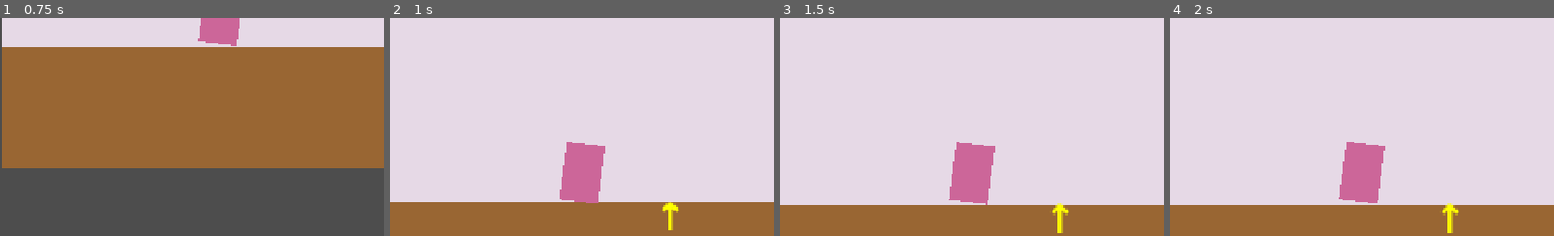
Above: before the commit, frames 1-4 (left to right).
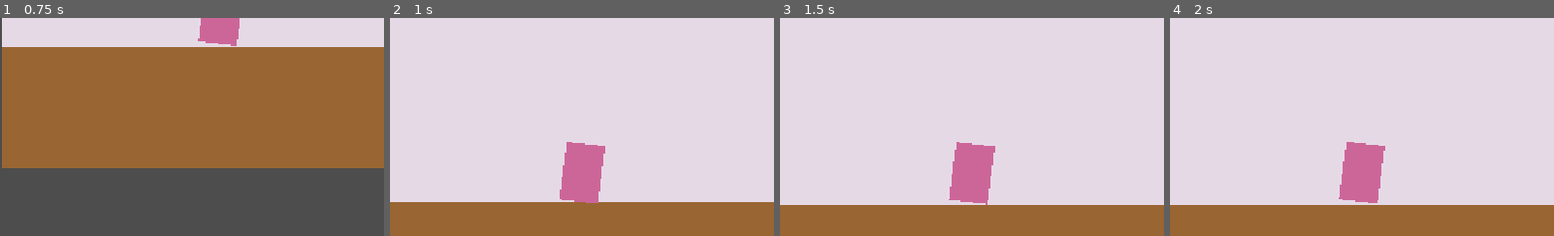
Above: after the commit, the same moments.

Repository: lasse-byte/anniversary-game
Game: Godot game, scene res://main.tscn
The game is run twice, just before and just after one commit, with the same random seed, the same clock (stepped at 60 frames per second) and the same inputs.
Inputs:
- Up to frame 1 (0.75 s): hold D (move_right) from 0.53 s (still down)
- Up to frame 2 (1 s): keep holding D (move_right); tap Space (ui_accept) at 0.77 s
- Up to frame 3 (1.5 s): keep holding D (move_right)
- Up to frame 4 (2 s): keep holding D (move_right); tap Space (ui_accept) at 1.52 s
The pictures show only the part of the screen within x 21-71%, y 50-100%; the shares and areas given below are measured in that part.

Frame 1 is identical in both runs. In frame 2, 0.3% of the frame differs, in the area x 70-76%, y 84-98%; in frame 3, 0.3%, in the area x 70-76%, y 84-99%; in frame 4, 0.3%.

Commit message:
Fix detection area blocking movement and remove yellow arrow visibility
Co-authored-by: lasse-byte <257569380+lasse-byte@users.noreply.github.com>

Diff:
--- a/picture_frame.gd
+++ b/picture_frame.gd
@@ -69,12 +69,12 @@
 
 func _on_detection_area_body_entered(body):
 	if body.name == "Player":
-		up_arrow.visible = true
+		# Arrow removed - no longer shown
 		if body.has_method("add_nearby_frame"):
 			body.add_nearby_frame(self)
 
 func _on_detection_area_body_exited(body):
 	if body.name == "Player":
-		up_arrow.visible = false
+		# Arrow removed - no longer shown
 		if body.has_method("remove_nearby_frame"):
 			body.remove_nearby_frame(self)
--- a/picture_frame.tscn
+++ b/picture_frame.tscn
@@ -45,8 +45,9 @@
 
 [node name="DetectionArea" type="Area2D" parent="."]
 position = Vector2(60, 488)
-collision_layer = 2
+collision_layer = 0
 collision_mask = 1
+monitorable = false
 
 [node name="CollisionShape2D" type="CollisionShape2D" parent="DetectionArea"]
 shape = SubResource("RectangleShape2D_detect")
